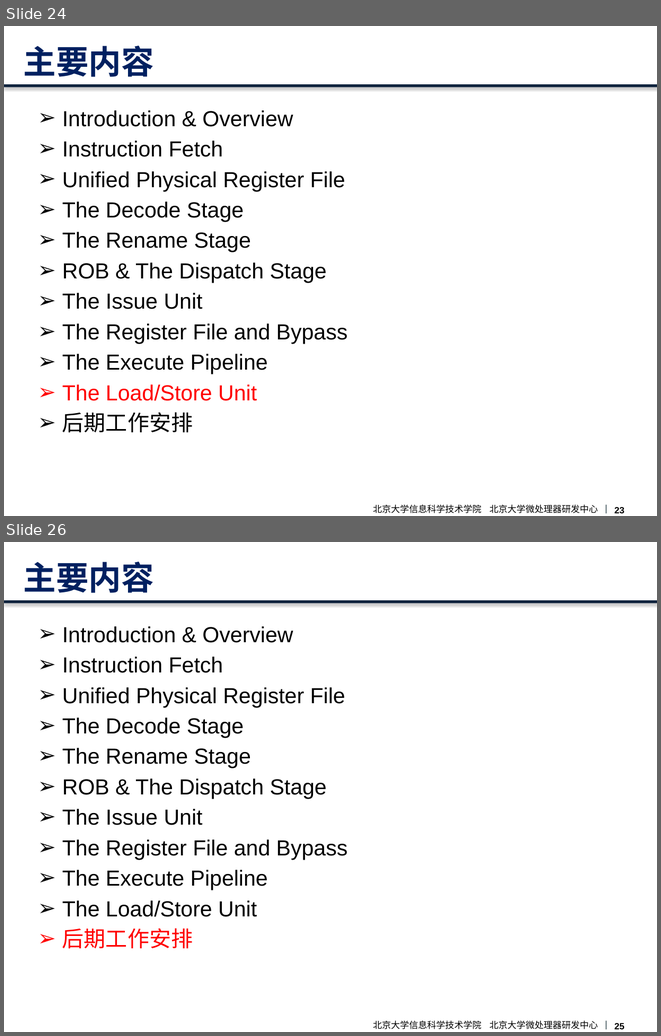
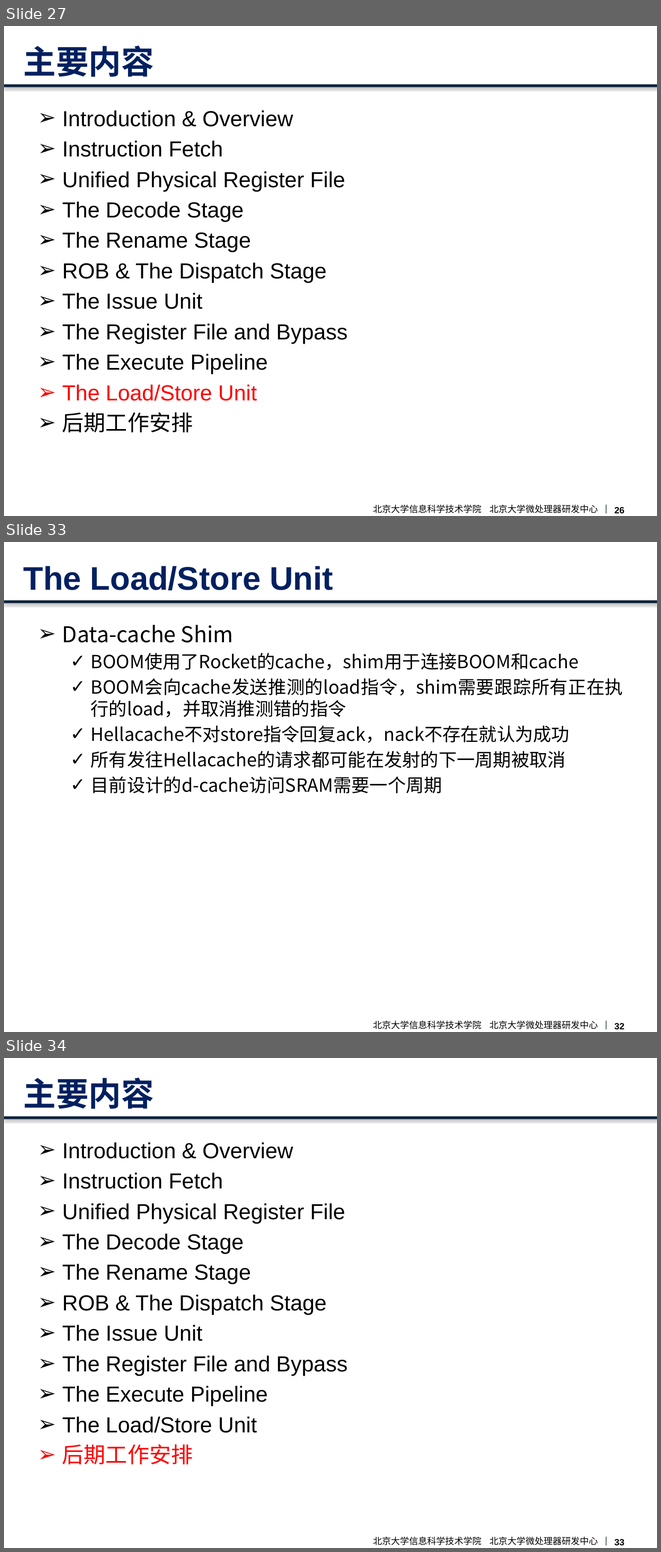
Before and after one commit to CodeATA/Docs, a slide deck: boom overview.pptx. Shown one above the other, each under a label of ours: slides 24 and 26 before the commit, slides 27, 33 and 34 after it; the slides between them are not shown. The pictures are 661x1036 and 661x1552 pixels, drawn with LibreOffice and Linux fonts; fonts in the diff are those of the drawing; background and template pictures are left out. Boxes give left, top, right and bottom in pixels: in the first picture for what was removed or moved away, otherwise in the second. Text is boxed around its words. In the diff, an @@ line names an element or a change of style, - is before the commit and + after.

```diff
--- a/boom overview.pptx
+++ b/boom overview.pptx
@@ slide 33 added at <box>4,542,657,1032</box>, background picture (left out); not listed: 4 template elements that a slide beside it also shows @@
@@ title added at <box>23,566,333,591</box>, 36 pt, text #002060, bold @@
+The Load/Store Unit
@@ text added at <box>62,625,623,793</box>, 20 pt, text #000000 @@
+➢ Data-cache Shim
+  ✓ BOOM使用了Rocket的cache，shim用于连接BOOM和cache
+  ✓ BOOM会向cache发送推测的load指令，shim需要跟踪所有正在执行的load，并取消推测错的指令
+  ✓ Hellacache不对store指令回复ack，nack不存在就认为成功
+  ✓ 所有发往Hellacache的请求都可能在发射的下一周期被取消
+  ✓ 目前设计的d-cache访问SRAM需要一个周期
@@ what was slide 24 is now slide 27 @@
@@ page number at <box>615,507,625,513</box>: text changed @@
-23
+26
@@ what was slide 26 is now slide 34 @@
@@ page number at <box>615,1539,625,1545</box>: text changed @@
-25
+33
```
Also in this commit, not shown: 2 slides changed, 7 other slides added.
